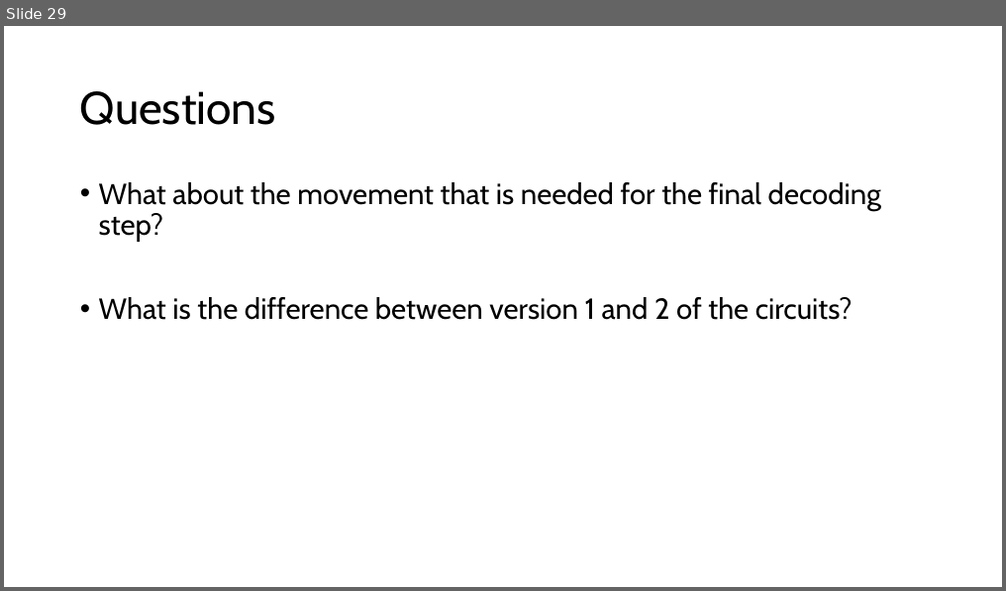
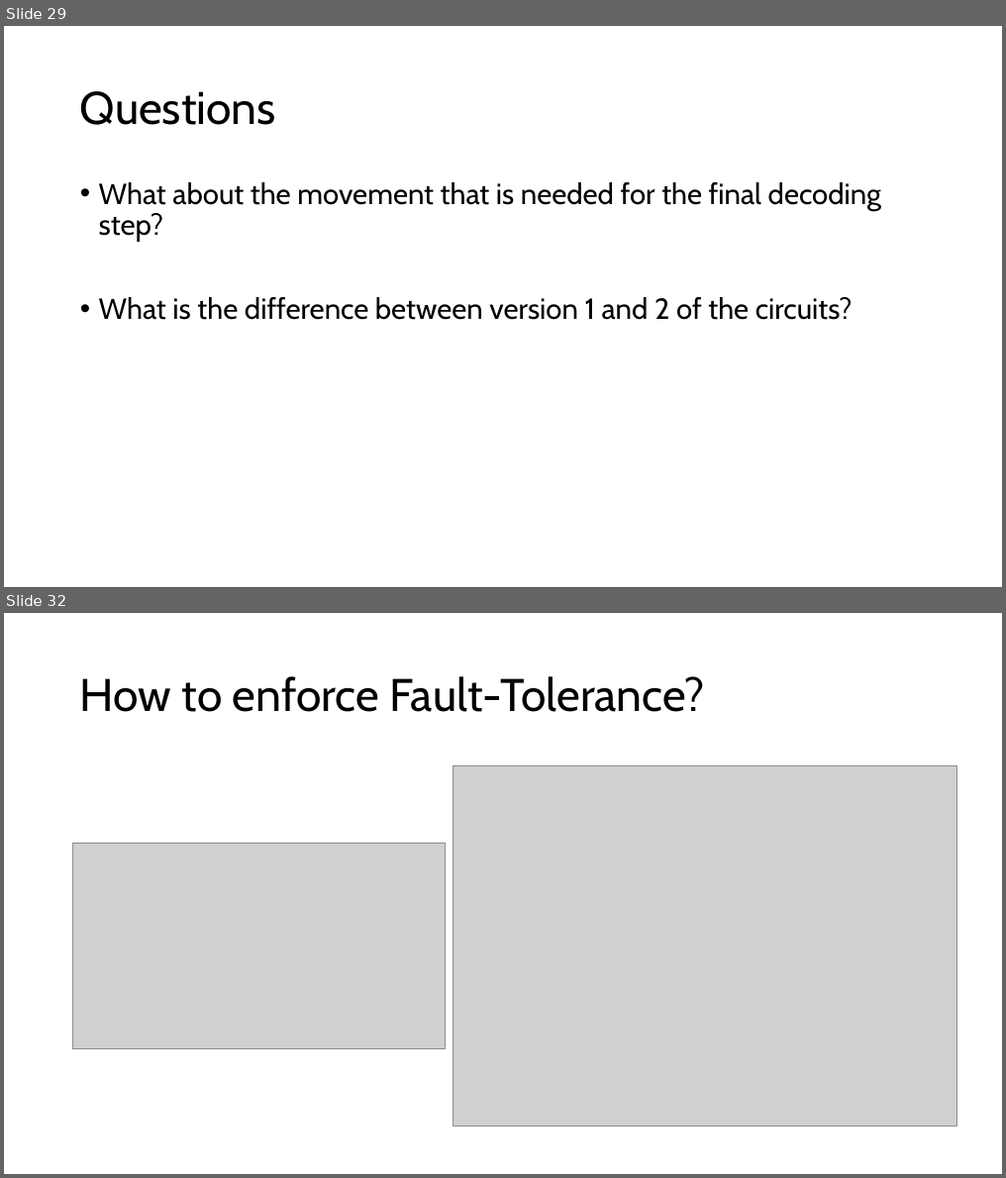
Before and after one commit to Baker-Group-UT/iceberg-compiler, a slide deck: direction.pptx. Shown one above the other, each under a label of ours: slide 29 before the commit, slides 29 and 32 after it; the slides between them are not shown. The pictures are 1006x591 and 1006x1178 pixels, drawn with LibreOffice and Linux fonts; fonts in the diff are those of the drawing; grey boxes stand for pictures. Boxes give left, top, right and bottom in pixels: in the first picture for what was removed or moved away, otherwise in the second. Text is boxed around its words. In the diff, an @@ line names an element or a change of style, - is before the commit and + after.

```diff
--- a/direction.pptx
+++ b/direction.pptx
@@ slide 32 added at <box>4,613,1002,1174</box>, background #FFFFFF @@
@@ title added at <box>80,676,704,712</box>, 44 pt, text #000000 @@
+How to enforce Fault-Tolerance?
@@ picture added at <box>453,765,957,1127</box> @@
@@ picture added at <box>73,843,445,1050</box> @@
```
Also in this commit, not shown: 1 slide changed, 2 other slides added, 3 other files.
